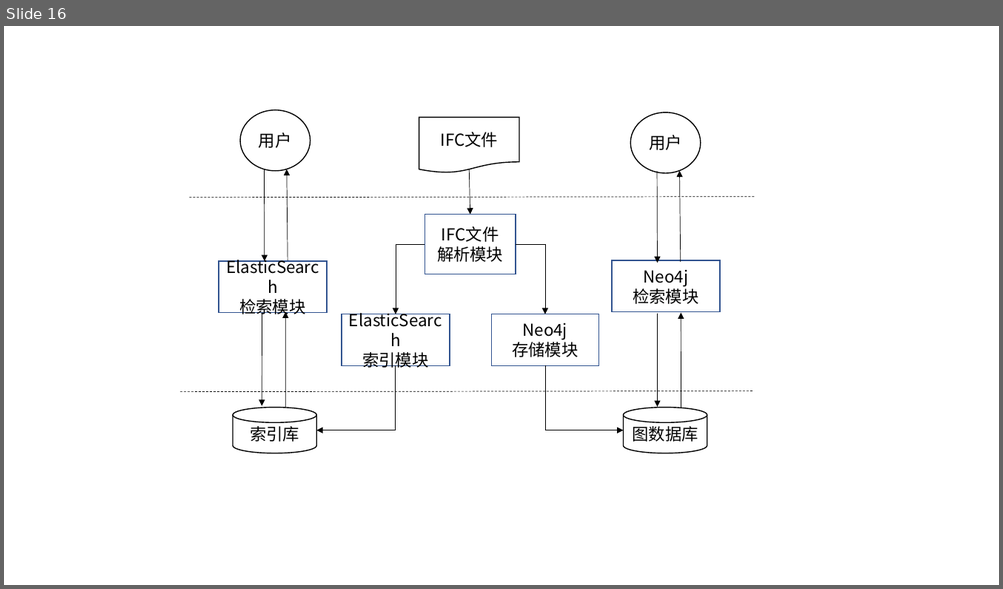
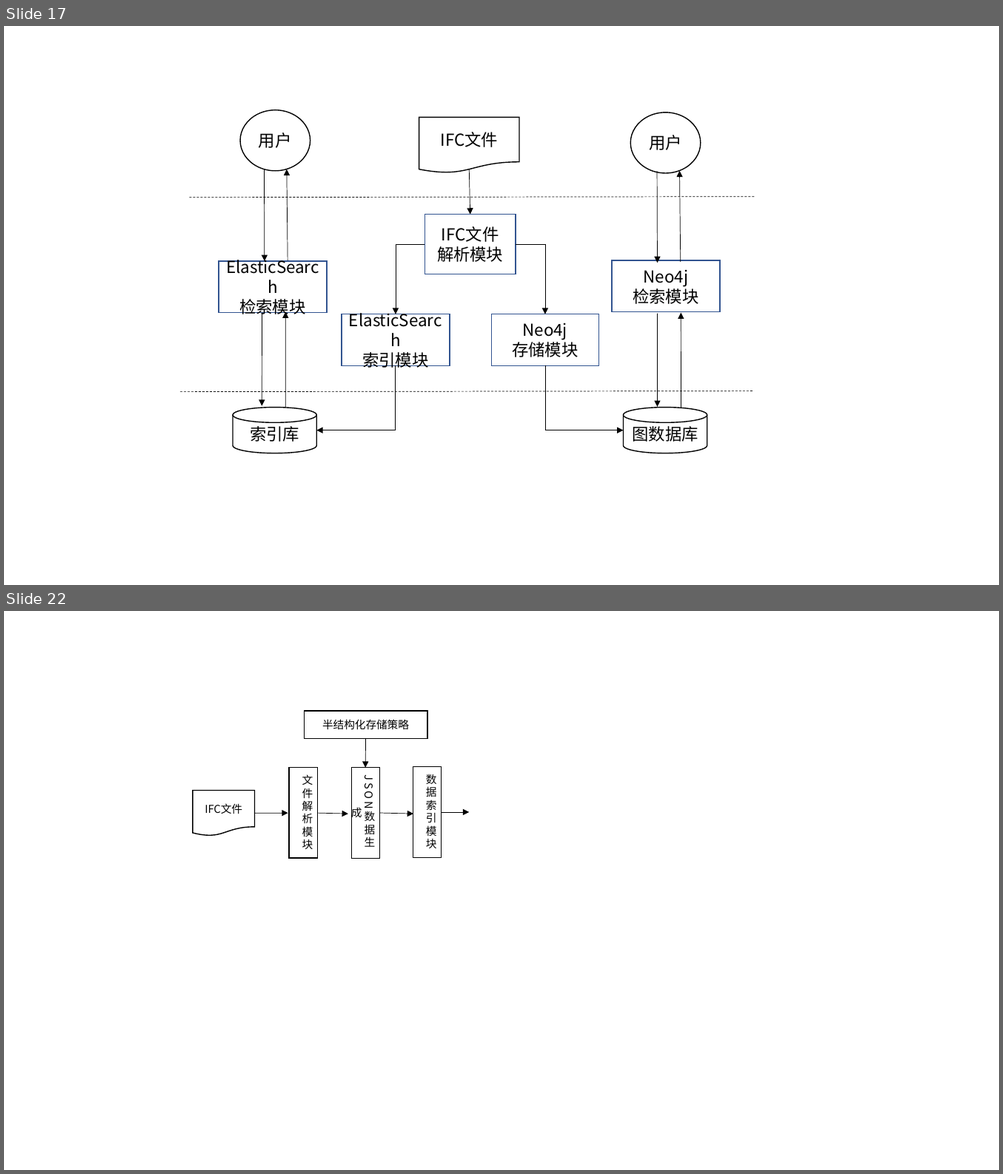
Before and after one commit to yayadi23/BIM, a slide deck: 毕业论文资料/毕业论文图.pptx. Shown one above the other, each under a label of ours: slide 16 before the commit, slides 17 and 22 after it; the slides between them are not shown. The pictures are 1003x589 and 1003x1174 pixels, drawn with LibreOffice and Linux fonts; fonts in the diff are those of the drawing. Boxes give left, top, right and bottom in pixels: in the first picture for what was removed or moved away, otherwise in the second. Text is boxed around its words. In the diff, an @@ line names an element or a change of style, - is before the commit and + after.

```diff
--- a/毕业论文资料/毕业论文图.pptx
+++ b/毕业论文资料/毕业论文图.pptx
@@ slide 22 added at (4, 611, 999, 1170), background #FFFFFF @@
@@ rectangle added at (304, 711, 427, 738), fill #FFFFFF, outline #000000 1 pt, 10.5 pt, text #000000 @@
+半结构化存储策略
@@ arrow added from (366, 738) to (365, 768), #000000 0.5 pt @@
@@ rectangle added at (289, 768, 317, 858), fill #FFFFFF, outline #000000 1 pt, 10.5 pt, text #000000 @@
+文件解析模块
@@ rectangle added at (351, 768, 379, 858), fill #FFFFFF, outline #000000 0.75 pt, 10.5 pt, text #000000 @@
+JSON数据生成
@@ rectangle added at (413, 767, 441, 857), fill #FFFFFF, outline #000000 0.75 pt, 10.5 pt, text #000000 @@
+数据索引模块
@@ flow chart document added at (193, 791, 255, 836), fill #FFFFFF, outline #000000 1 pt, 10.5 pt, text #000000 @@
+IFC文件
@@ arrow added from (255, 813) to (288, 813), #000000 0.5 pt @@
@@ arrow added from (314, 813) to (348, 814), #000000 0.5 pt @@
@@ arrow added from (379, 813) to (414, 814), #000000 0.5 pt @@
@@ arrow added from (441, 812) to (469, 812), #000000 0.5 pt @@
@@ what was slide 16 is now slide 17 @@
```
Also in this commit, not shown: 1 slide changed, 9 other slides added, 4 other files.
